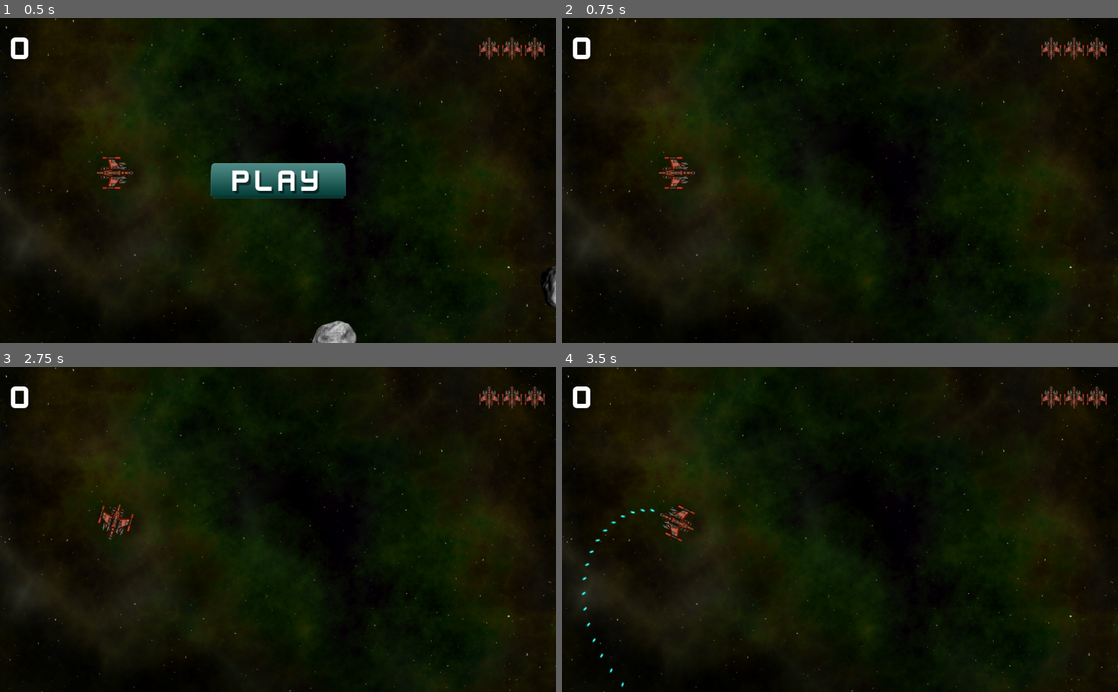
Above: before the commit, frames 1-4 (two rows, left to right).
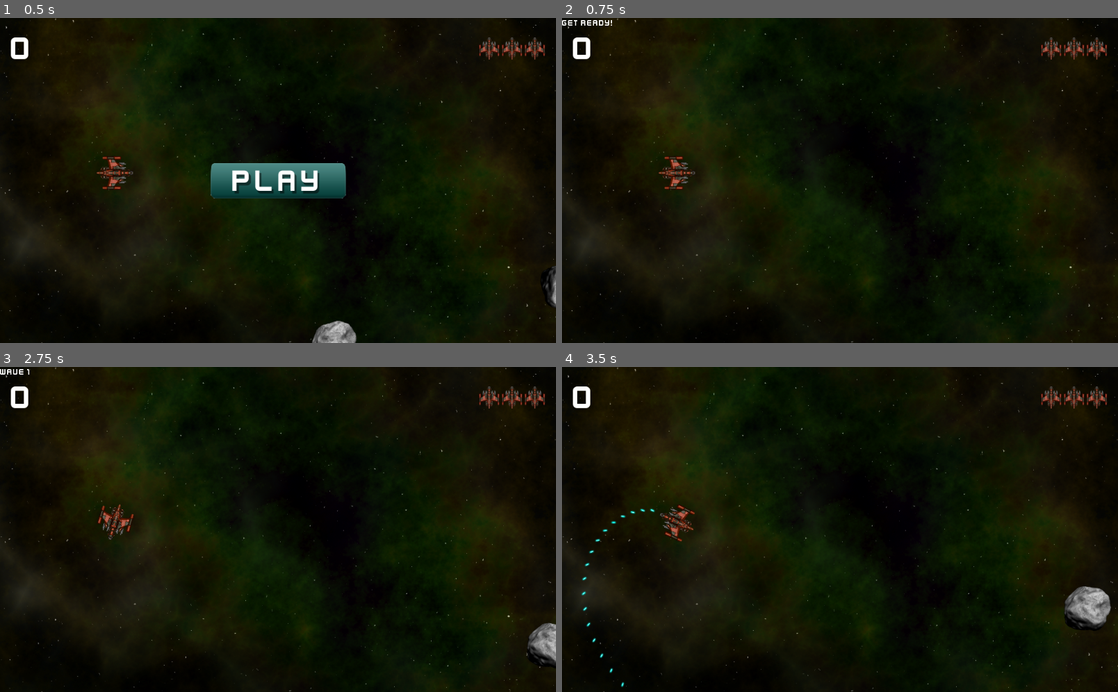
Above: after the commit, the same moments.

Repository: cesarmg1980/space-rocks-v2
Game: Godot game, scene res://Main.tscn
Same seed, same stepped clock (60 frames per second), same inputs: the game is played once before the commit and once after it.
Inputs (mouse positions are in pixels of both pictures, inside the frame that each line leads up to):
- Up to frame 1 (0.5 s): no input
- Up to frame 2 (0.75 s): click (840, 180) at 0.5 s
- Up to frame 3 (2.75 s): tap Enter at 1.25 s; hold Right (rotate_right) 1.28-2.03 s; hold Space (shoot) 1.28-2.03 s; hold Left (rotate_left) from 2.03 s (still down); tap Space (shoot) at 2.1 s
- Up to frame 4 (3.5 s): release Left (rotate_left) at 2.78 s; hold Right (rotate_right) from 2.78 s (still down); hold Space (shoot) from 2.78 s (still down)

Frame 1 is identical in both runs. In frame 2, less than 0.1% of the frame differs, in the area x 0-9%, y 0-3%; in frame 3, 0.5%; in frame 4, 0.9%, in the area x 90-99%, y 67-82%.
Error before the commit: Invalid call. Nonexistent function 'start' in base 'RigidBody2D (player.gd)'. (res://Main.gd:16)

Commit message:
fixed bug of rock instances not being freed after explosion

Diff:
--- a/Main.gd
+++ b/Main.gd
@@ -6,6 +6,8 @@
 var level = 0
 var score = 0
 var playing = false
+var number_of_rocks_on_level = 0
+
 
 func new_game():
 	for rock in $Rocks.get_children():
@@ -19,11 +21,15 @@
 	playing = true
 	new_level()
 
+
 func new_level():
 	level += 1
+	for rock in $Rocks.get_children():
+		rock.queue_free()
 	$Hud.show_message("Wave %s" % level)
 	for i in range(level):
 		spawn_rock(3)
+		number_of_rocks_on_level += 1
 
 func game_over():
 	playing = false
@@ -66,3 +72,15 @@
 		var newpos = pos + dir * radius
 		var newvel = dir * vel.length() * 1.1
 		spawn_rock(size - 1, newpos, newvel)
+
+func _input(event):
+	if event.is_action_pressed("pause"):
+		if not playing:
+			return
+		get_tree().paused = not get_tree().paused
+	if get_tree().paused:
+		$Hud/MessageLabel.text = "Paused"
+		$Hud/MessageLabel.show()
+	else:
+		$Hud/MessageLabel.text = ""
+		$Hud/MessageLabel.hide()
--- a/Main.tscn
+++ b/Main.tscn
@@ -12,6 +12,7 @@
 }
 
 [node name="Main" type="Node"]
+pause_mode = 2
 script = ExtResource( 3 )
 Rock = ExtResource( 4 )
 
@@ -20,6 +21,7 @@
 texture = ExtResource( 2 )
 
 [node name="Player" parent="." instance=ExtResource( 1 )]
+pause_mode = 1
 position = Vector2( 211.667, 286.002 )
 fire_rate = 0.25
 
@@ -29,8 +31,12 @@
 [node name="RockSpawn" type="PathFollow2D" parent="RockPath"]
 
 [node name="Rocks" type="Node" parent="."]
+pause_mode = 1
 
 [node name="Hud" parent="." instance=ExtResource( 5 )]
+pause_mode = 1
 
+[connection signal="dead" from="Player" to="." method="game_over"]
+[connection signal="lives_changed" from="Player" to="Hud" method="update_lives"]
 [connection signal="shoot" from="Player" to="." method="_on_Player_shoot"]
 [connection signal="start_game" from="Hud" to="." method="new_game"]
--- a/player/player.gd
+++ b/player/player.gd
@@ -1,21 +1,32 @@
 extends RigidBody2D
 
-var screensize = Vector2()
+enum {INIT, ALIVE, INVULNERABLE, DEAD}
+
+signal shoot
+signal lives_changed
+signal dead
 
 export (int) var engine_power
 export (int) var spin_power
 
+var screensize = Vector2()
 var thrust = Vector2()
 var rotation_dir = 0
-
-enum {INIT, ALIVE, INVULNERABLE, DEAD}
+var can_shoot = true
+var lives = 0 setget set_lives
 var state = null
 
-signal shoot
 export (PackedScene) var Bullet
 export (float) var fire_rate
 
-var can_shoot = true
+func set_lives(value):
+	lives = value
+	emit_signal("lives_changed", lives)
+
+func start():
+	$Sprite.show()
+	self.lives = 3
+	change_state(ALIVE)
 
 func _ready():
 	screensize = get_viewport().get_visible_rect().size
@@ -26,12 +37,19 @@
 	match new_state:
 		INIT:
 			$CollisionShape2D.disabled = true
+			$Sprite.modulate.a = 0.5
 		ALIVE:
 			$CollisionShape2D.disabled = false
+			$Sprite.modulate.a = 1.0
 		INVULNERABLE:
 			$CollisionShape2D.disabled = true
+			$Sprite.modulate.a = 0.5
+			$InvulerabilityTimer.start()
 		DEAD:
 			$CollisionShape2D.disabled = true
+			$Sprite.hide()
+			linear_velocity = Vector2()
+			emit_signal("dead")
 	state = new_state
 
 func _process(delta):
@@ -74,3 +92,20 @@
 
 func _on_GunTimer_timeout():
 	can_shoot = true
+
+func _on_InvulerabilityTimer_timeout():
+	change_state(ALIVE)
+
+func _on_AnimationPlayer_animation_finished(anim_name):
+	$Explosion.hide()
+
+func _on_Player_body_entered(body):
+	if body.is_in_group("rocks"):
+		body.explode()
+		$Explosion.show()
+		$Explosion/AnimationPlayer.play("explosion")
+		self.lives -= 1
+		if lives <= 0:
+			change_state(DEAD)
+		else:
+			change_state(INVULNERABLE)
--- a/player/player.tscn
+++ b/player/player.tscn
@@ -1,13 +1,16 @@
-[gd_scene load_steps=5 format=2]
+[gd_scene load_steps=6 format=2]
 
 [ext_resource path="res://assets/player_ship.png" type="Texture" id=1]
 [ext_resource path="res://player/player.gd" type="Script" id=2]
 [ext_resource path="res://bullet/Bullet.tscn" type="PackedScene" id=3]
+[ext_resource path="res://explosion/Explosion.tscn" type="PackedScene" id=4]
 
 [sub_resource type="CircleShape2D" id=1]
 radius = 28.7764
 
 [node name="Player" type="RigidBody2D"]
+contacts_reported = 1
+contact_monitor = true
 linear_damp = 1.0
 angular_damp = 5.0
 script = ExtResource( 2 )
@@ -34,4 +37,14 @@
 one_shot = true
 autostart = true
 
+[node name="Explosion" parent="." instance=ExtResource( 4 )]
+
+[node name="InvulerabilityTimer" type="Timer" parent="."]
+one_shot = true
+
+[connection signal="body_entered" from="." to="." method="_on_Player_body_entered"]
 [connection signal="timeout" from="GunTimer" to="." method="_on_GunTimer_timeout"]
+[connection signal="animation_finished" from="Explosion/AnimationPlayer" to="." method="_on_AnimationPlayer_animation_finished"]
+[connection signal="timeout" from="InvulerabilityTimer" to="." method="_on_InvulerabilityTimer_timeout"]
+
+[editable path="Explosion"]
--- a/project.godot
+++ b/project.godot
@@ -23,21 +23,29 @@
 rotate_left={
 "deadzone": 0.5,
 "events": [ Object(InputEventKey,"resource_local_to_scene":false,"resource_name":"","device":0,"alt":false,"shift":false,"control":false,"meta":false,"command":false,"pressed":false,"scancode":16777231,"physical_scancode":0,"unicode":0,"echo":false,"script":null)
+, Object(InputEventKey,"resource_local_to_scene":false,"resource_name":"","device":0,"alt":false,"shift":false,"control":false,"meta":false,"command":false,"pressed":false,"scancode":74,"physical_scancode":0,"unicode":0,"echo":false,"script":null)
  ]
 }
 rotate_right={
 "deadzone": 0.5,
 "events": [ Object(InputEventKey,"resource_local_to_scene":false,"resource_name":"","device":0,"alt":false,"shift":false,"control":false,"meta":false,"command":false,"pressed":false,"scancode":16777233,"physical_scancode":0,"unicode":0,"echo":false,"script":null)
+, Object(InputEventKey,"resource_local_to_scene":false,"resource_name":"","device":0,"alt":false,"shift":false,"control":false,"meta":false,"command":false,"pressed":false,"scancode":76,"physical_scancode":0,"unicode":0,"echo":false,"script":null)
  ]
 }
 thrust={
 "deadzone": 0.5,
 "events": [ Object(InputEventKey,"resource_local_to_scene":false,"resource_name":"","device":0,"alt":false,"shift":false,"control":false,"meta":false,"command":false,"pressed":false,"scancode":16777232,"physical_scancode":0,"unicode":0,"echo":false,"script":null)
+, Object(InputEventKey,"resource_local_to_scene":false,"resource_name":"","device":0,"alt":false,"shift":false,"control":false,"meta":false,"command":false,"pressed":false,"scancode":87,"physical_scancode":0,"unicode":0,"echo":false,"script":null)
  ]
 }
 shoot={
 "deadzone": 0.5,
 "events": [ Object(InputEventKey,"resource_local_to_scene":false,"resource_name":"","device":0,"alt":false,"shift":false,"control":false,"meta":false,"command":false,"pressed":false,"scancode":32,"physical_scancode":0,"unicode":0,"echo":false,"script":null)
+ ]
+}
+pause={
+"deadzone": 0.5,
+"events": [ Object(InputEventKey,"resource_local_to_scene":false,"resource_name":"","device":0,"alt":false,"shift":false,"control":false,"meta":false,"command":false,"pressed":false,"scancode":80,"physical_scancode":0,"unicode":0,"echo":false,"script":null)
  ]
 }
 
--- a/rock/Rock.gd
+++ b/rock/Rock.gd
@@ -41,4 +41,4 @@
 	angular_velocity = 0
 
 func _on_AnimationPlayer_animation_finished(anim_name):
-	queue_free()
+	self.queue_free()
--- a/rock/Rock.tscn
+++ b/rock/Rock.tscn
@@ -20,4 +20,6 @@
 
 [node name="Explosion" parent="." instance=ExtResource( 3 )]
 
+[connection signal="animation_finished" from="Explosion/AnimationPlayer" to="." method="_on_AnimationPlayer_animation_finished"]
+
 [editable path="Explosion"]
Not shown: 1 places in explosion/Explosion.tscn that only renumber resources
